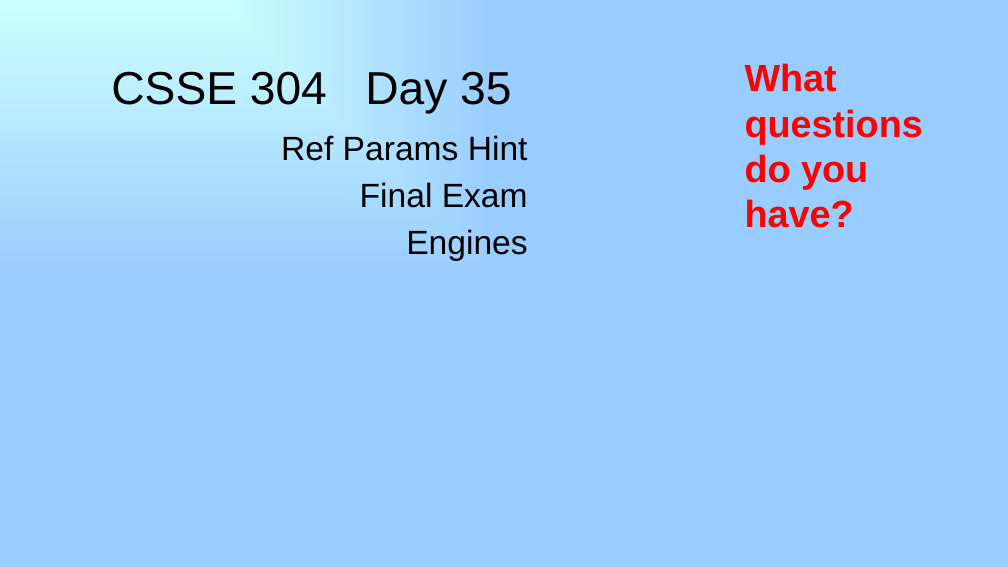
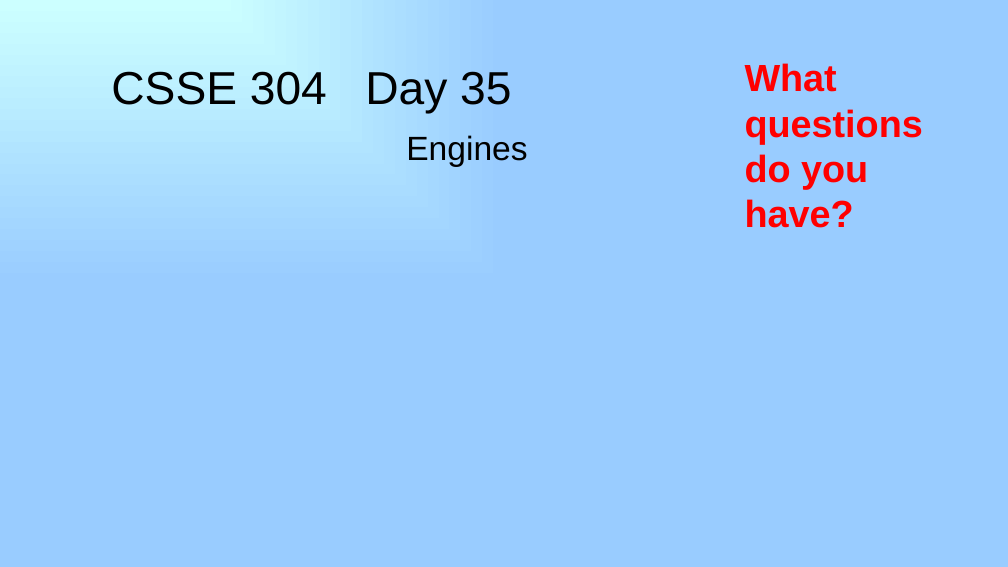
Before and after one commit to RHIT-CSSE/csse304, a slide deck: slide 1 of ClassMaterials/Engines/35_Final_Engines.pptx. Drawn at 1008x567 pixels with LibreOffice and Linux fonts; fonts in the diff are those of the drawing. Boxes give left, top, right and bottom in pixels: in the first picture for what was removed or moved away, otherwise in the second. Text is boxed around its words. In the diff, an @@ line names an element or a change of style, - is before the commit and + after.

```diff
--- a/ClassMaterials/Engines/35_Final_Engines.pptx
+++ b/ClassMaterials/Engines/35_Final_Engines.pptx
@@ subtitle at <box>281,135,528,208</box>: paragraphs removed @@
-Ref Params Hint
-Final Exam
```
Also in this commit, not shown: 5 other slides changed, 1 slide added, 1 other file.
